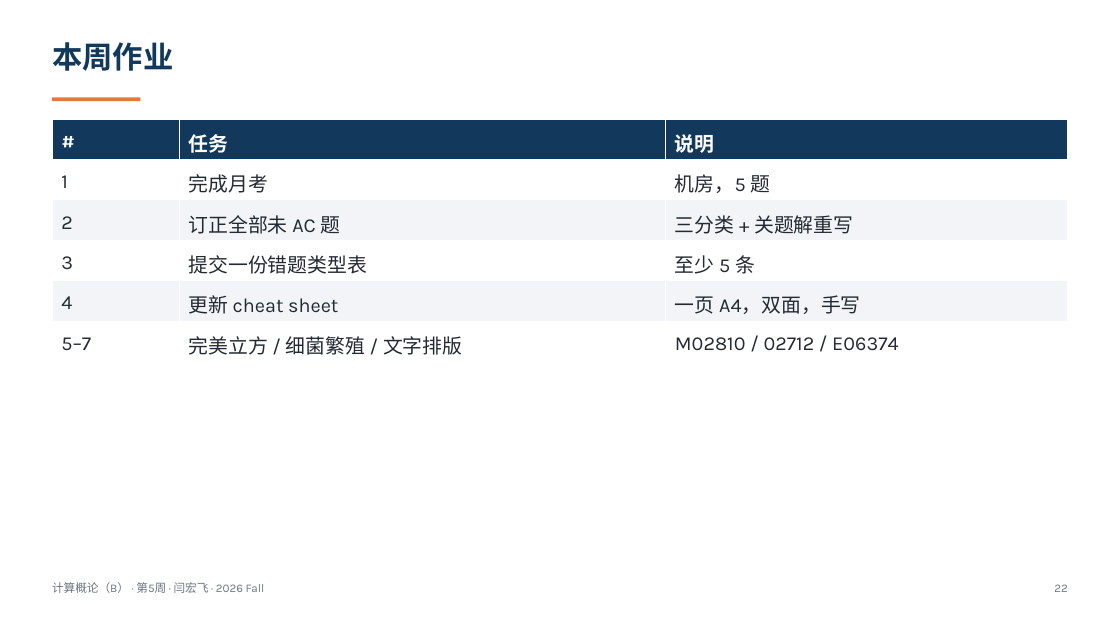
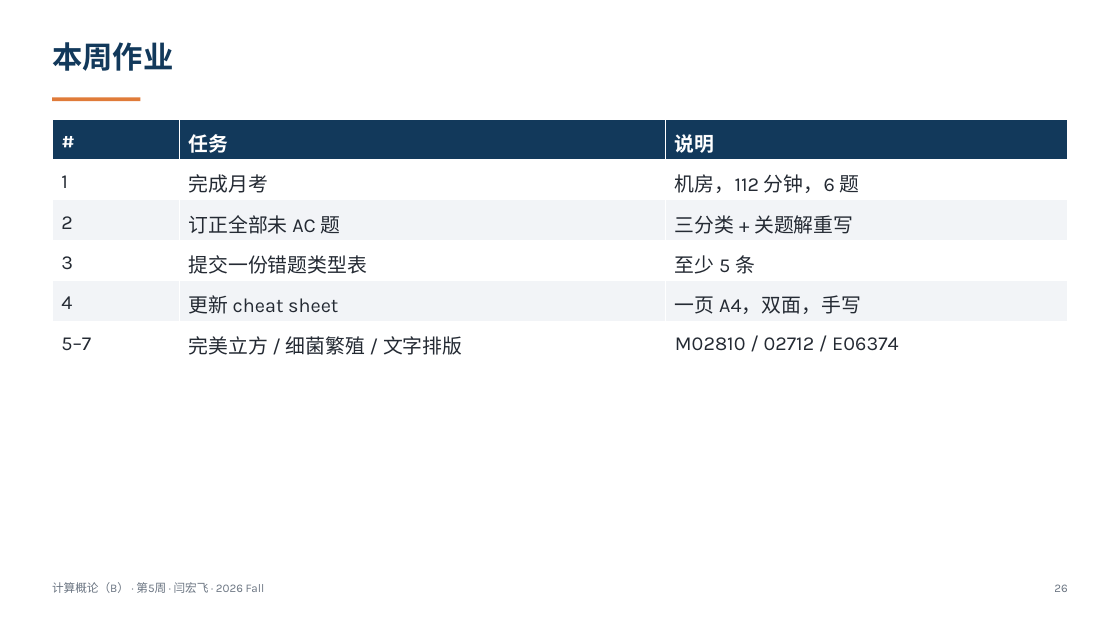
Before and after one commit to GMyhf/2026fall-cs101, a slide deck: slide 26 of courseware/202609_ADS_W05_October_Exam_Review.pptx (slide 22 before the commit). Drawn at 1120x630 pixels with LibreOffice and Linux fonts; fonts in the diff are those of the drawing. Boxes give left, top, right and bottom in pixels: in the first picture for what was removed or moved away, otherwise in the second. Text is boxed around its words. In the diff, an @@ line names an element or a change of style, - is before the commit and + after.

```diff
--- a/courseware/202609_ADS_W05_October_Exam_Review.pptx
+++ b/courseware/202609_ADS_W05_October_Exam_Review.pptx
@@ table at (52,119,1068,361) @@
-row 2, column 3: 机房，5 题
+row 2, column 3: 机房，112 分钟，6 题
@@ text at (1054,584,1067,592): text changed @@
-22
+26
```
Also in this commit, not shown: 17 other slides changed, 4 slides added, 32 other files.
